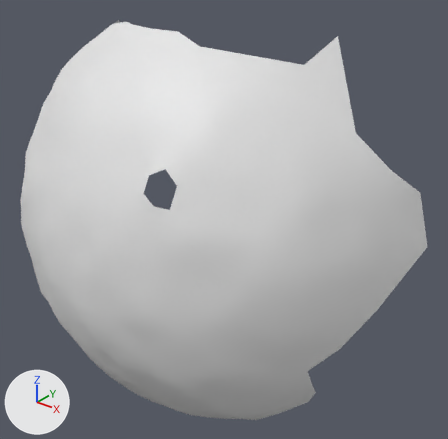
An edit to the OBJ model res/final/onecam_fullvolume/06/cleanedup/FullVolium.000320.obj, drawn before and after from the same camera.
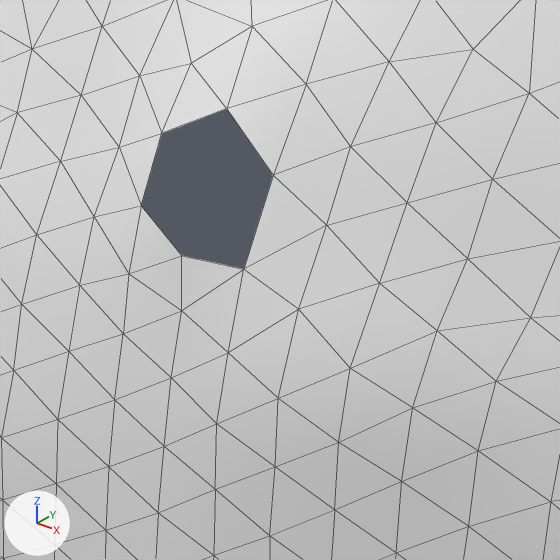
Each version is shown whole from a camera (50 mm lens) standing at (502.6, 273.1, 286.5) and looking at (386.1, 418.7, 196.2), then close up on the part from 24% to 56% of the width and 32% to 65% of the height. Every picture has the same lights, and +X, +Y and +Z are marked at lower left. The close-ups show mesh edges as thin lines. Where no turn or scale is listed for an object, it has been applied to the vertices.

Names of what the first close-up shows: 'FullVolium.000320'.
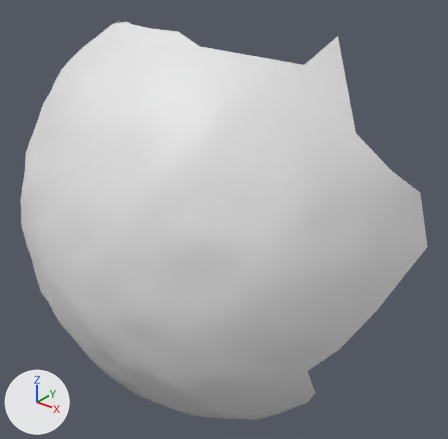
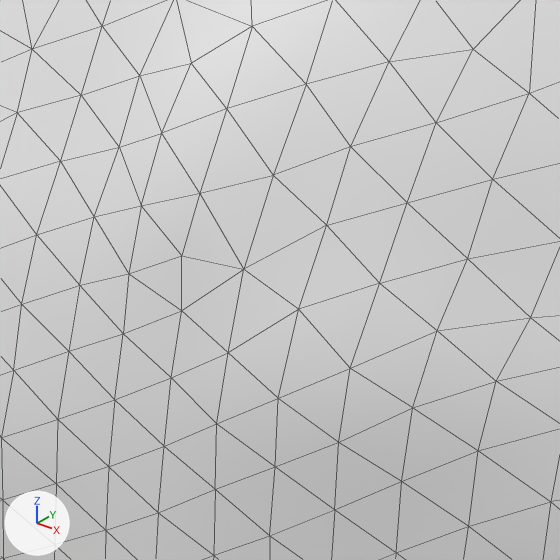
Edits to the scene script, one JSON object a line:
```json
{"block": "me_fullvolium_000320", "where": "me_fullvolium_000320.from_pydata(...)  # 874 vertices, 1702 faces; spans x 298.0..450.0, y 367.0..437.0, z 113.0..258.0"}
{"block": "me_fullvolium_000320", "where": "# used by ob_fullvolium_000320; location = (0.0, 0.0, 0.0)"}
{"block": "me_fullvolium_000320", "where": "# verts and faces of me_fullvolium_000320; kept vertices keep their numbers, new ones are numbered from 874"}
{"block": "me_fullvolium_000320", "where": "# before: 89 (393.0, 376.0, 222.0) at pixel (141, 205), 226 (397.0, 381.0, 228.0) at pixel (226, 108), 227 (401.0, 381.0, 225.0) at pixel (273, 175), 315 (397.0, 376.0, 219.0) at pixel (181, 255), 407 (393.0, 378.0, 226.0) at pixel (161, 133)"}
{"block": "me_fullvolium_000320", "where": "# before: 594 (401.0, 378.0, 219.0) at pixel (243, 269)"}
{"block": "me_fullvolium_000320", "change": "me_fullvolium_000320 part 1"}
{"op": "add", "block": "me_fullvolium_000320", "code": "verts[874] = (397.0, 378.0, 223.0)  # pixel (199, 193)"}
{"op": "add", "block": "me_fullvolium_000320", "code": "faces += [(89, 874, 407), (89, 315, 874), (226, 407, 874), (226, 874, 227), (315, 594, 874), (227, 874, 594)]"}
```

Pixel boxes (x1, y1, x2, y2) of what changed, in the close-ups (560 x 560 px):
```json
{"part": 1, "of": "me_fullvolium_000320", "change": "added", "after": [141, 109, 273, 269]}
```
